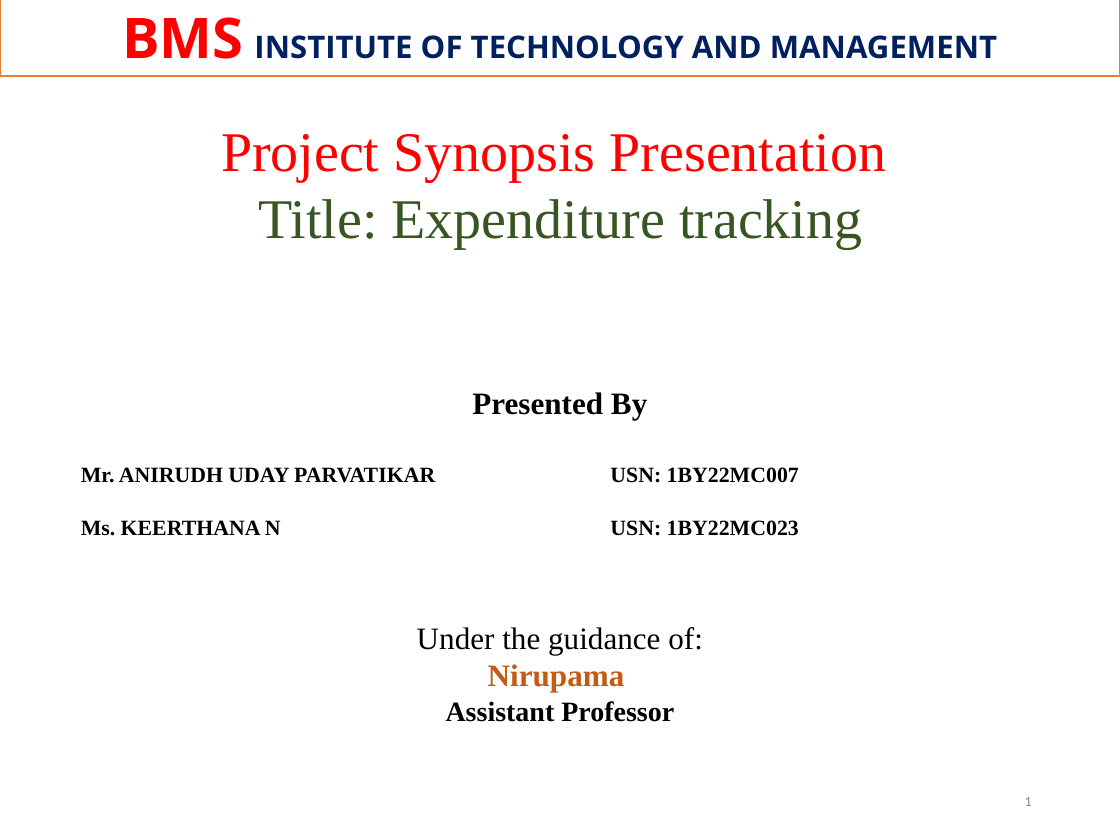
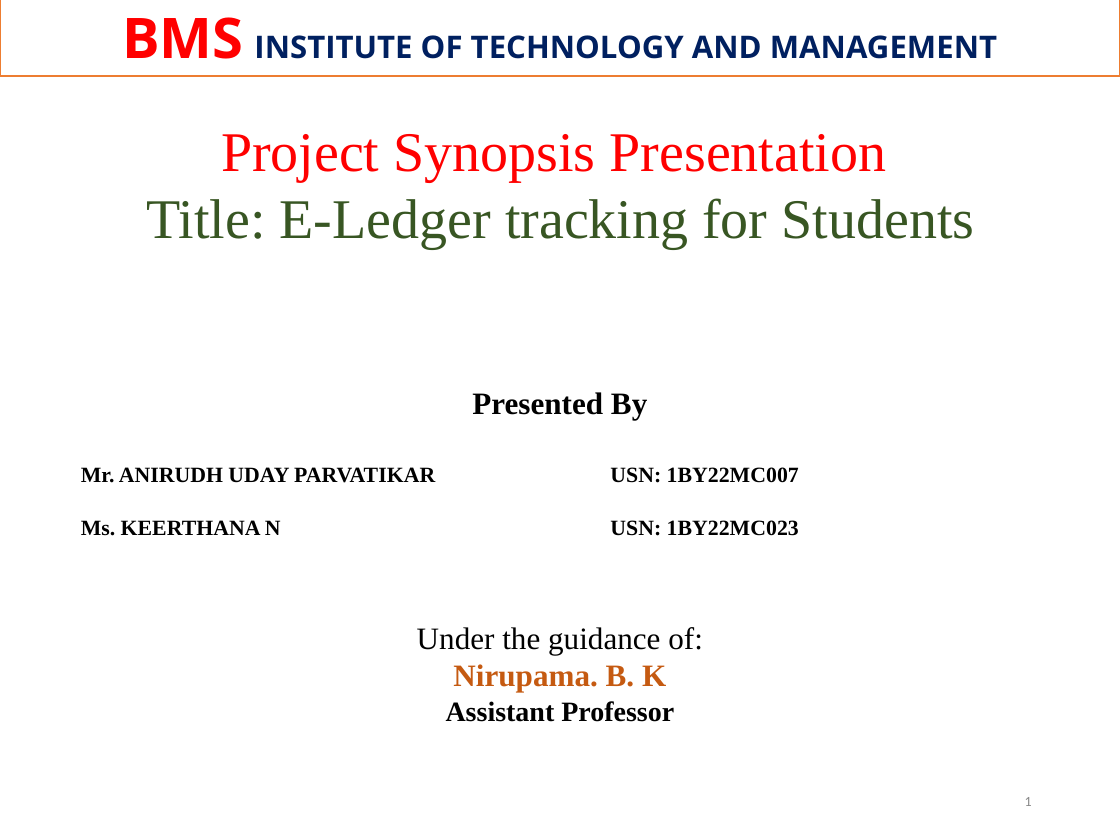
Before and after one commit to anirudhp06/Expenditure-Tracking, a slide deck: slide 1 of Documents/Expenditure tracking.pptx. Drawn at 1120x840 pixels with LibreOffice and Linux fonts; fonts in the diff are those of the drawing; background and template pictures are left out. Boxes give left, top, right and bottom in pixels: in the first picture for what was removed or moved away, otherwise in the second. Text is boxed around its words. In the diff, an @@ line names an element or a change of style, - is before the commit and + after.

```diff
--- a/Documents/Expenditure tracking.pptx
+++ b/Documents/Expenditure tracking.pptx
@@ text at bbox=[147, 198, 975, 249]: text changed @@
-Title: Expenditure tracking
+Title: E-Ledger tracking for Students
@@ text at bbox=[453, 664, 666, 692]: text changed @@
-Nirupama
+Nirupama. B. K
```
Also in this commit, not shown: 1 other slide changed, 2 slides added, 4 other files.
